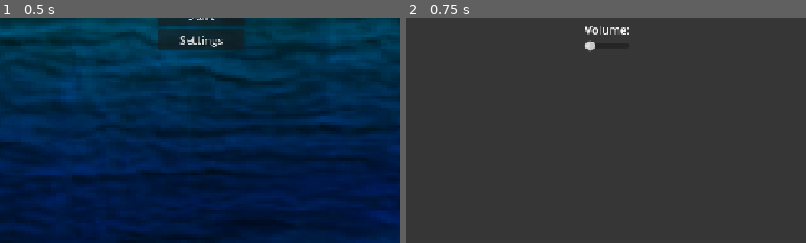
Above: before the commit, frames 1-2 (left to right).
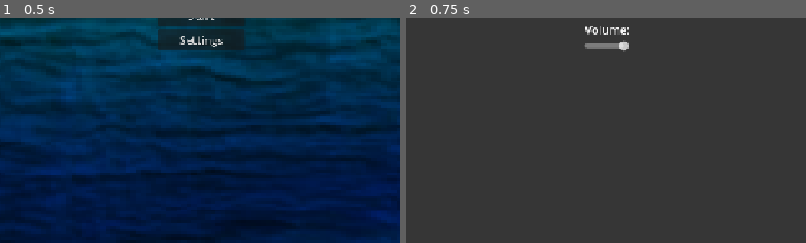
Above: after the commit, the same moments.

Repository: karelisso/R7L_fe
Game: Godot game, scene res://scenes/main_menu.tscn
Same seed, same stepped clock (60 frames per second), same inputs: the game is played once before the commit and once after it. The engine's default icon, where the game draws it, is replaced by a stand-in: a white triangle on a blue panel in a dark square.
Inputs:
- Up to frame 1 (0.5 s): no input
- Up to frame 2 (0.75 s): click "Settings" at 0.5 s
The pictures show only the part of the screen within x 25-75%, y 50-100%; the shares and areas given below are measured in that part.

Frame 1 is identical in both runs. In frame 2, 0.3% of the frame differs, in the area x 44-56%, y 9-16%.

Commit message:
Volume slider works

Diff:
--- a/scenes/settings_menu.tscn
+++ b/scenes/settings_menu.tscn
@@ -51,6 +51,9 @@
 
 [node name="VolumeSlider" type="HSlider" parent="CanvasLayer/BoxContainer" unique_id=1682242118]
 layout_mode = 2
-rounded = true
+max_value = 1.0
+step = 0.01
+value = 1.0
 
 [connection signal="button_down" from="CanvasLayer/BackButton" to="." method="_on_back_button_button_down"]
+[connection signal="value_changed" from="CanvasLayer/BoxContainer/VolumeSlider" to="." method="_on_volume_slider_value_changed"]
--- a/scripts/settings_menu.gd
+++ b/scripts/settings_menu.gd
@@ -2,9 +2,11 @@
 
 @onready var scene
 @onready var background: Panel = $CanvasLayer/background
+@onready var volume_slider: HSlider = $CanvasLayer/BoxContainer/VolumeSlider
 
 func _ready() -> void:
 	background.modulate = Color(0, 0, 0, 0.5)
+	volume_slider.value = AudioServer.get_bus_volume_linear(AudioServer.get_bus_index("Master"))
 
 func _process(delta: float) -> void:
 	if Input.is_action_just_pressed("pause"):
@@ -16,3 +18,7 @@
 	var instance = scene.instantiate()
 	add_sibling(instance)
 	call_deferred("queue_free")
+
+
+func _on_volume_slider_value_changed(value: float) -> void:
+	AudioServer.set_bus_volume_linear(AudioServer.get_bus_index("Master"), value)
